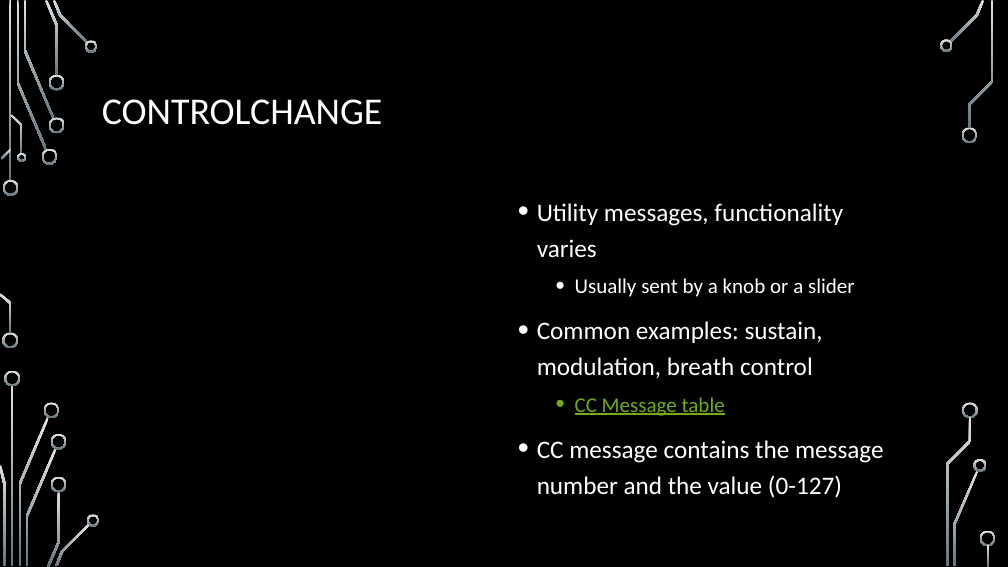
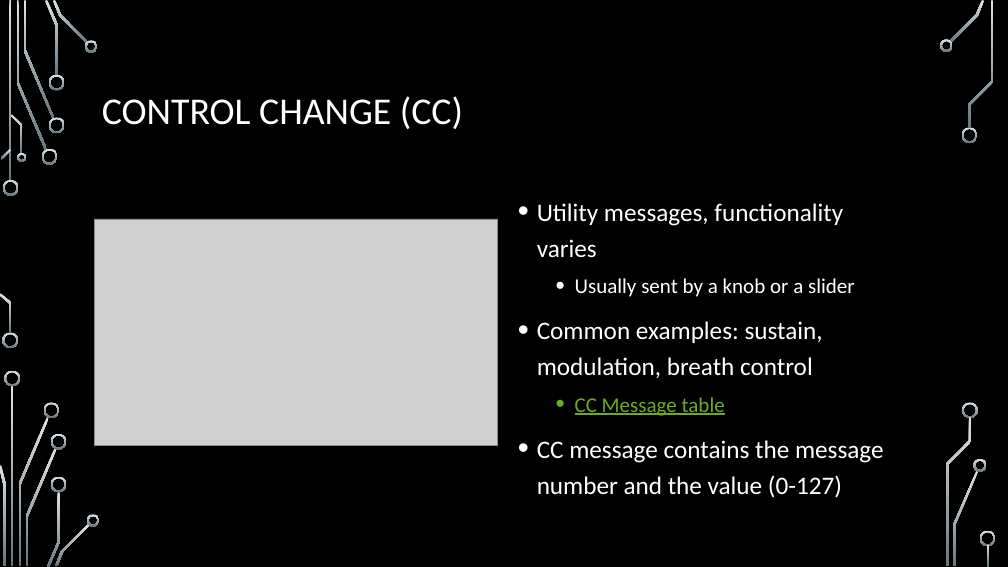
Before and after one commit to BlitzCityDIY/CircuitPython-Bluefruit-MIDI-Demos, a slide deck: slide 8 of Using MIDI with CircuitPython Slides.pptx. Drawn at 1008x567 pixels with LibreOffice and Linux fonts; fonts in the diff are those of the drawing; grey boxes stand for pictures; background and template pictures are left out. Boxes give left, top, right and bottom in pixels: in the first picture for what was removed or moved away, otherwise in the second. Text is boxed around its words. In the diff, an @@ line names an element or a change of style, - is before the commit and + after.

```diff
--- a/Using MIDI with CircuitPython Slides.pptx
+++ b/Using MIDI with CircuitPython Slides.pptx
@@ title at [102, 96, 463, 129]: text changed @@
-CONTROLCHANGE
+CONTROL CHANGE (CC)
@@ picture added at [95, 219, 498, 446] @@
```
Also in this commit, not shown: 8 other slides changed, 2 other files.
